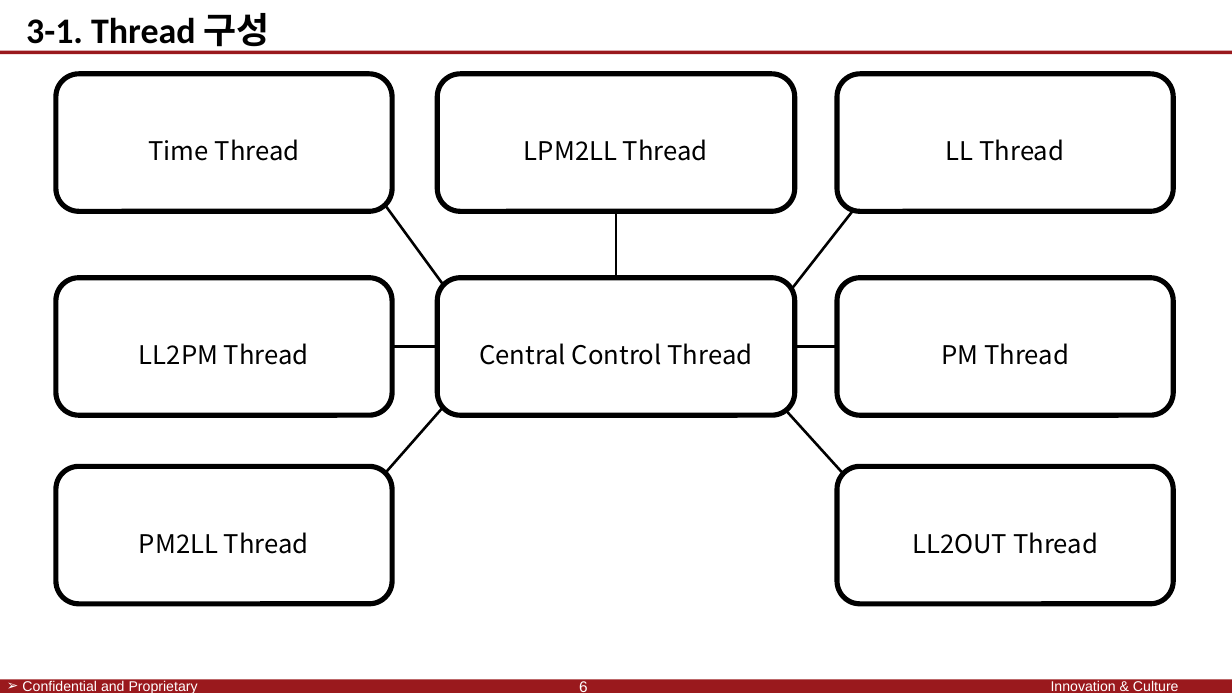
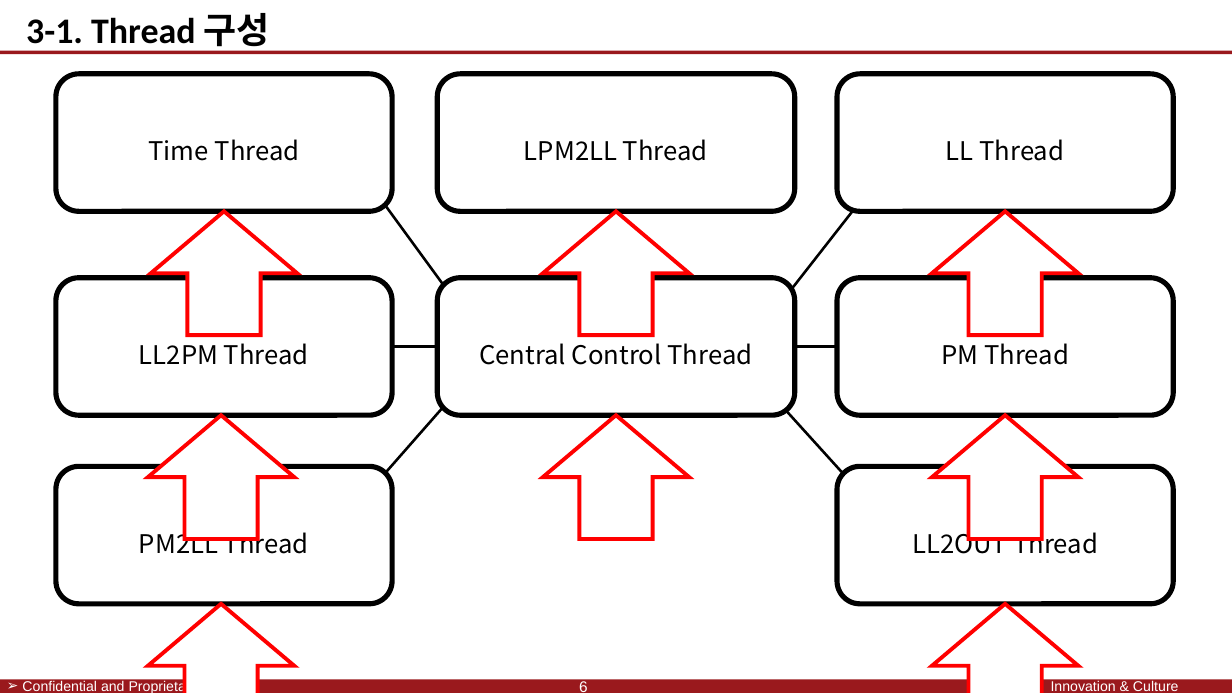
Before and after one commit to SaintSeong/JusungProject, a slide deck: slide 6 of A조 발표/A조 발표.pptx. Drawn at 1232x693 pixels with LibreOffice and Linux fonts; fonts in the diff are those of the drawing; background and template pictures are left out. Boxes give left, top, right and bottom in pixels: in the first picture for what was removed or moved away, otherwise in the second. Text is boxed around its words. In the diff, an @@ line names an element or a change of style, - is before the commit and + after.

```diff
--- a/A조 발표/A조 발표.pptx
+++ b/A조 발표/A조 발표.pptx
@@ up arrow added at [151,212,297,335], fill #FFFFFF, outline #FF0000 3 pt @@
@@ up arrow added at [543,212,689,335], fill #FFFFFF, outline #FF0000 3 pt @@
@@ up arrow added at [933,212,1079,335], fill #FFFFFF, outline #FF0000 3 pt @@
@@ up arrow added at [148,415,294,539], fill #FFFFFF, outline #FF0000 3 pt @@
@@ up arrow added at [543,415,689,539], fill #FFFFFF, outline #FF0000 3 pt @@
@@ up arrow added at [933,415,1079,539], fill #FFFFFF, outline #FF0000 3 pt @@
@@ up arrow added at [148,604,294,693], fill #FFFFFF, outline #FF0000 3 pt @@
@@ up arrow added at [933,604,1079,693], fill #FFFFFF, outline #FF0000 3 pt @@
```
Also in this commit, not shown: 1 other slide changed, 3 other files.
